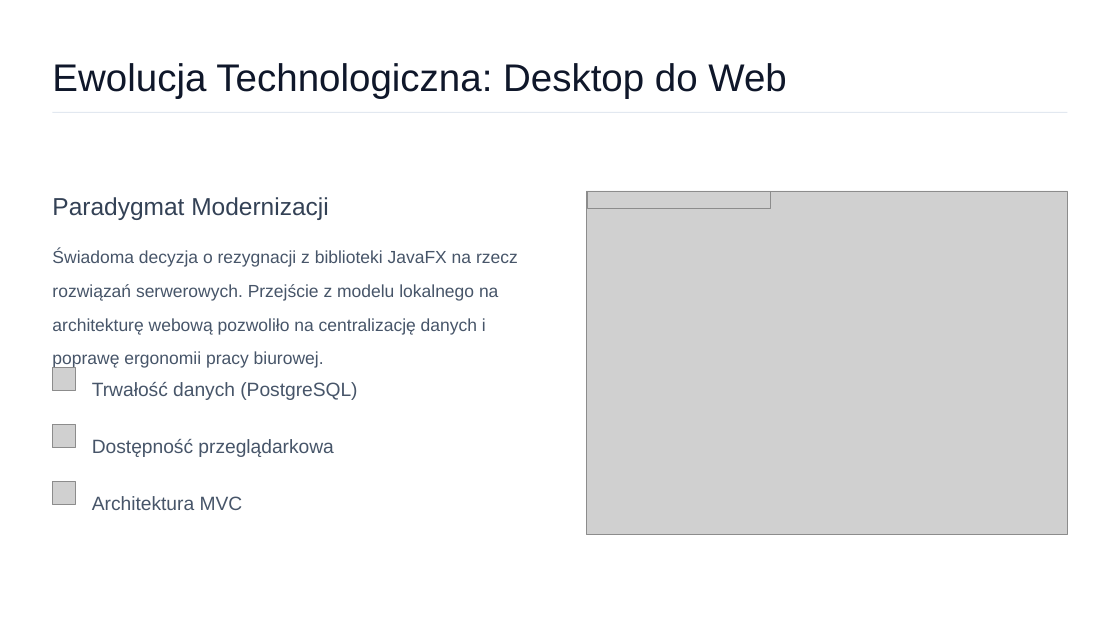
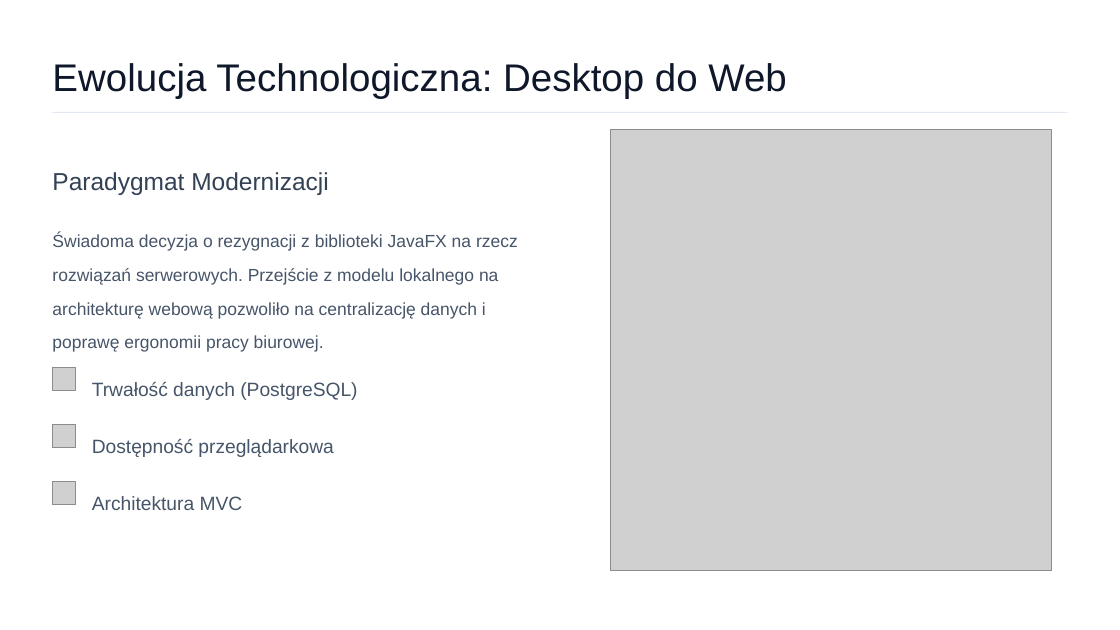
Before and after one commit to gryc3k/Projekt-zaliczeniowy-POIW-semestr-VI, a slide deck: slide 4 of Kosiarkobot 2.0 - Prezentacja Projektu.pptx. Drawn at 1120x630 pixels with LibreOffice and Linux fonts; fonts in the diff are those of the drawing; grey boxes stand for pictures; background and template pictures are left out. Boxes give left, top, right and bottom in pixels: in the first picture for what was removed or moved away, otherwise in the second. Text is boxed around its words. In the diff, an @@ line names an element or a change of style, - is before the commit and + after.

```diff
--- a/Kosiarkobot 2.0 - Prezentacja Projektu.pptx
+++ b/Kosiarkobot 2.0 - Prezentacja Projektu.pptx
@@ picture: place and size @@
-picture at [586,191,1068,534]
+picture at [611,129,1053,571]
@@ text "Paradygmat Modernizacji": place and size @@
-text "Paradygmat Modernizacji" at [52,197,328,220]
+text "Paradygmat Modernizacji" at [52,172,328,195]
@@ picture removed at [587,192,770,208] @@
@@ text "Świadoma decyzja o rezygnacji z ...": place and size @@
-text "Świadoma decyzja o rezygnacji z ..." at [52,250,518,369]
+text "Świadoma decyzja o rezygnacji z ..." at [52,234,518,352]
```
Also in this commit, not shown: 4 other files.
